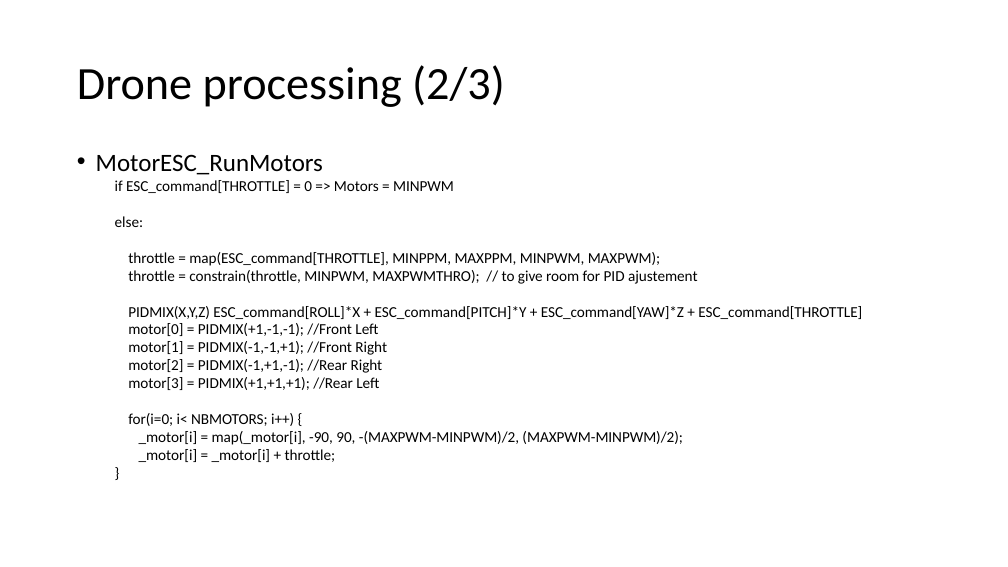
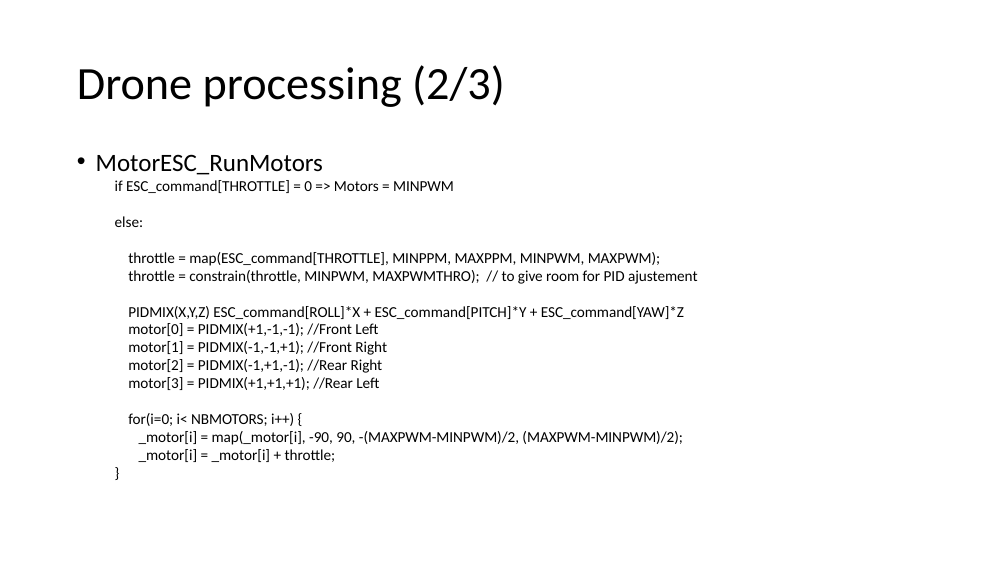
Before and after one commit to RobotEdh/RobotMicroControl, a slide deck: slide 8 of libraries/Diagramm Drone.pptx. Drawn at 1008x567 pixels with LibreOffice and Linux fonts; fonts in the diff are those of the drawing. Boxes give left, top, right and bottom in pixels: in the first picture for what was removed or moved away, otherwise in the second. Text is boxed around its words. In the diff, an @@ line names an element or a change of style, - is before the commit and + after.

```diff
--- a/libraries/Diagramm Drone.pptx
+++ b/libraries/Diagramm Drone.pptx
@@ text at <box>128,306,684,319</box>: text changed @@
-  PIDMIX(X,Y,Z) ESC_command[ROLL]*X + ESC_command[PITCH]*Y + ESC_command[YAW]*Z + ESC_command[THROTTLE]
+  PIDMIX(X,Y,Z) ESC_command[ROLL]*X + ESC_command[PITCH]*Y + ESC_command[YAW]*Z
```
Also in this commit, not shown: 2 other slides changed, 1 slide added, 4 other files.
